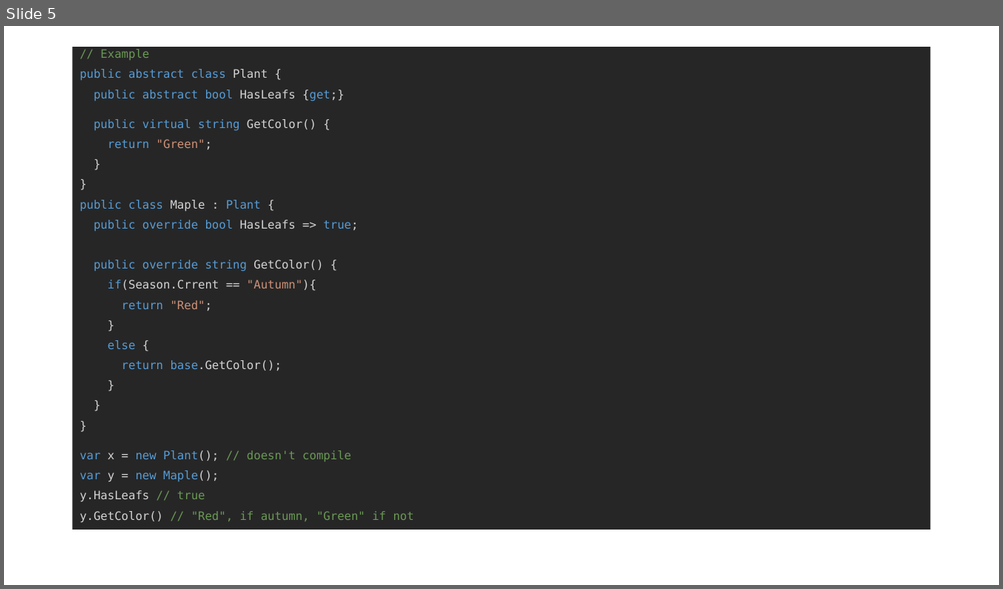
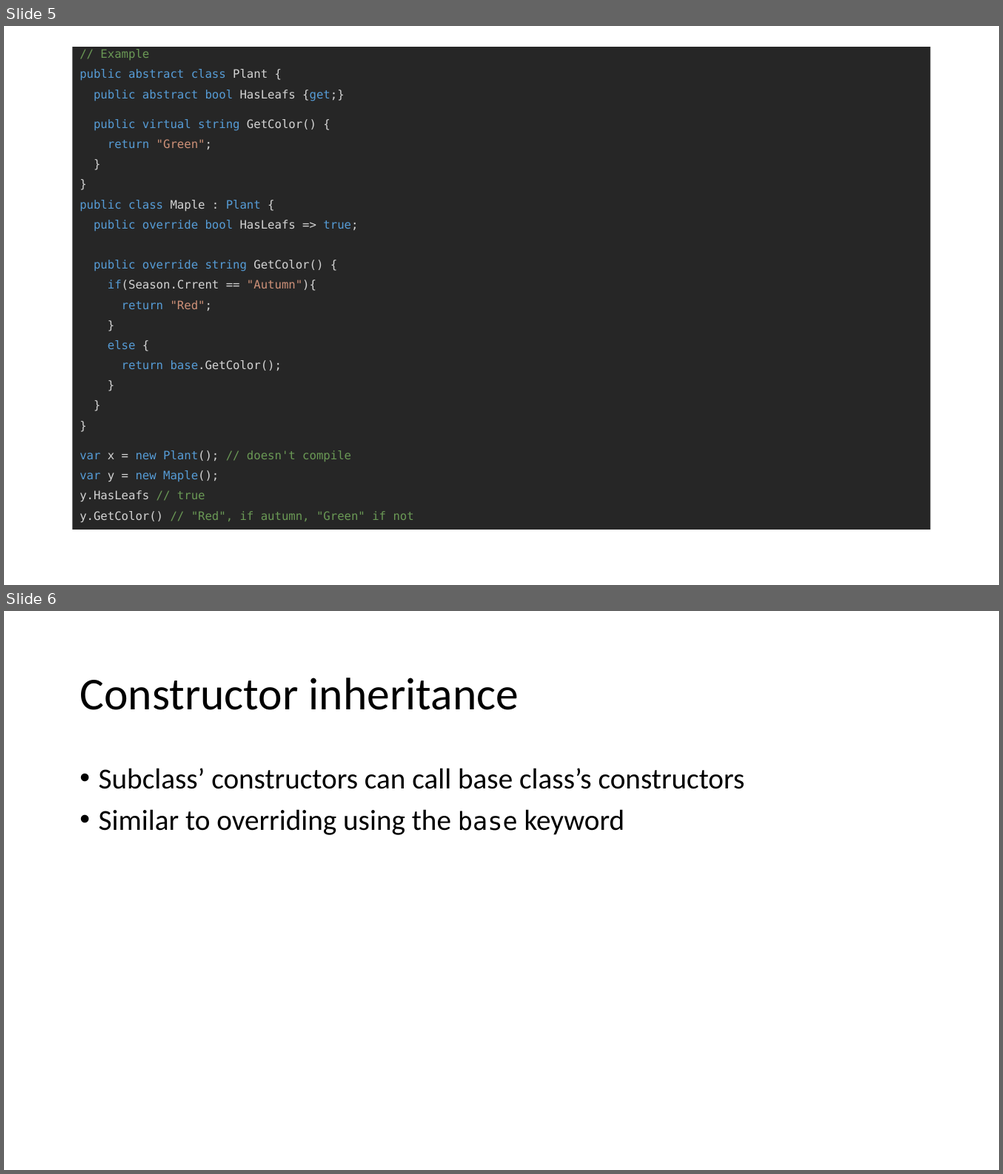
Before and after one commit to jlienSage/CRE-Learn-CS, a slide deck: Slides/Inheritance_Polymorphism.pptx. Shown one above the other, each under a label of ours: slide 5 before the commit, slides 5 and 6 after it. The pictures are 1003x589 and 1003x1174 pixels, drawn with LibreOffice and Linux fonts; fonts in the diff are those of the drawing. Boxes give left, top, right and bottom in pixels: in the first picture for what was removed or moved away, otherwise in the second. Text is boxed around its words. In the diff, an @@ line names an element or a change of style, - is before the commit and + after.

```diff
--- a/Slides/Inheritance_Polymorphism.pptx
+++ b/Slides/Inheritance_Polymorphism.pptx
@@ slide 6 added at bbox=[4, 611, 999, 1170], background #FFFFFF @@
@@ title added at bbox=[79, 678, 518, 710], 44 pt, text #000000 @@
+Constructor inheritance
@@ text added at bbox=[99, 768, 745, 835], 28 pt, text #000000 @@
+• Subclass’ constructors can call base class’s constructors
+• Similar to overriding using the base keyword
```
Also in this commit, not shown: 5 other slides added.
